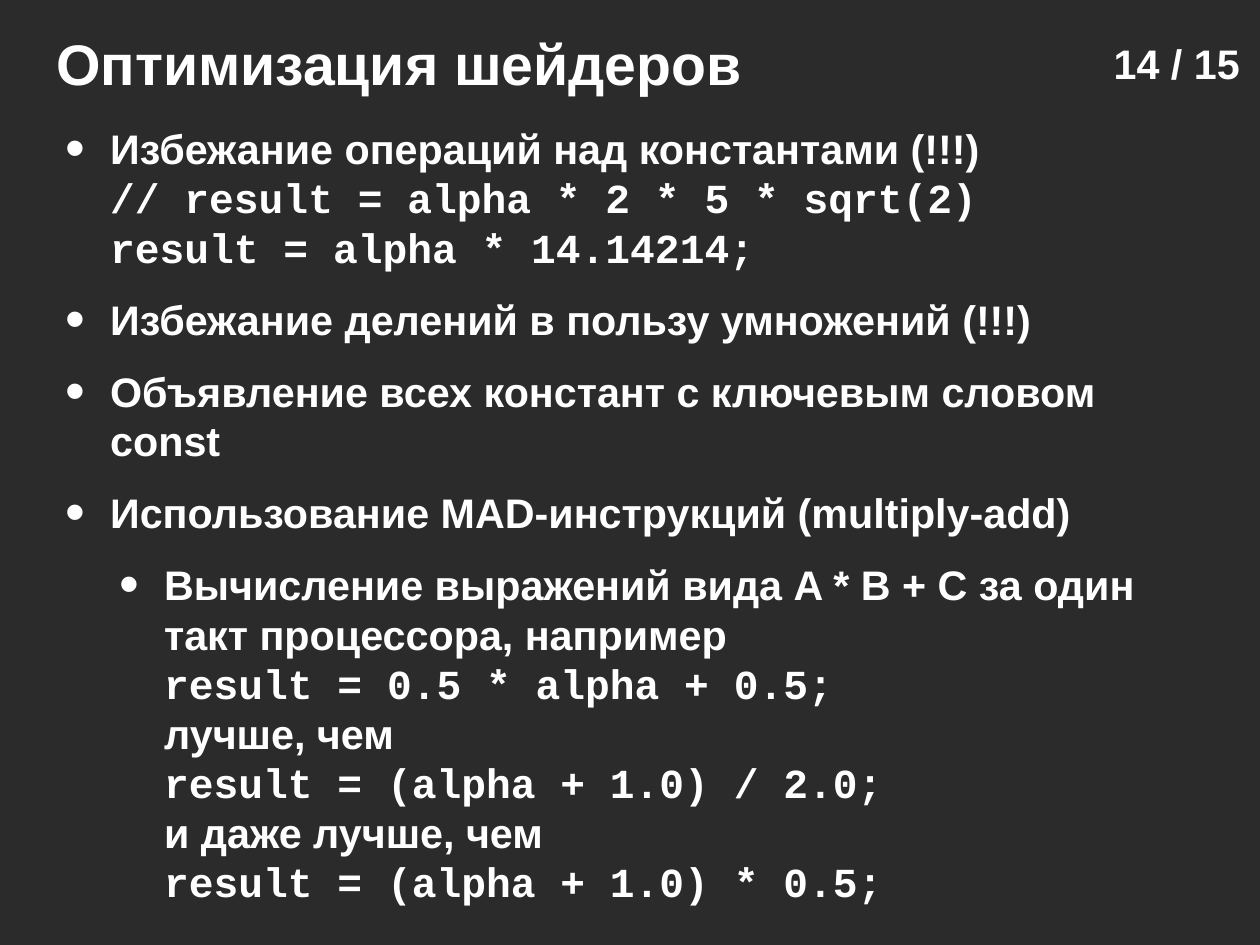
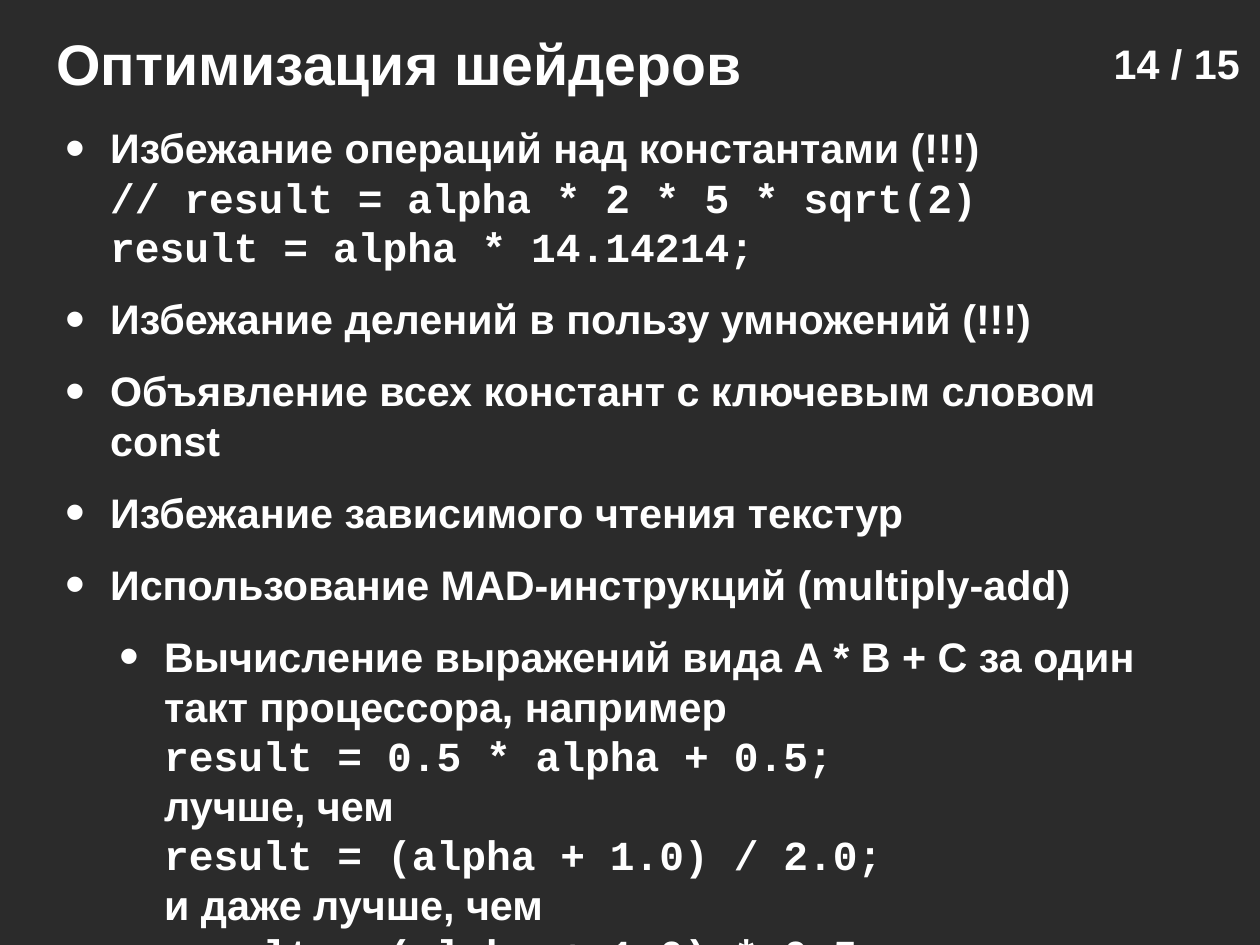
Before and after one commit to icosaeder/cg-lect, a slide deck: slide 14 of Лекции/Практика 4/Практика №4.odp. Drawn at 1260x945 pixels with LibreOffice and Linux fonts; fonts in the diff are those of the drawing; background and template pictures are left out; a plain dark background stands for a picture behind light text. Boxes give left, top, right and bottom in pixels: in the first picture for what was removed or moved away, otherwise in the second. Text is boxed around its words. In the diff, an @@ line names an element or a change of style, - is before the commit and + after.

```diff
--- a/Лекции/Практика 4/Практика №4.odp
+++ b/Лекции/Практика 4/Практика №4.odp
@@ text at [110, 497, 903, 536]: paragraph added @@
+• Избежание зависимого чтения текстур
```
Also in this commit, not shown: 1 other file.
